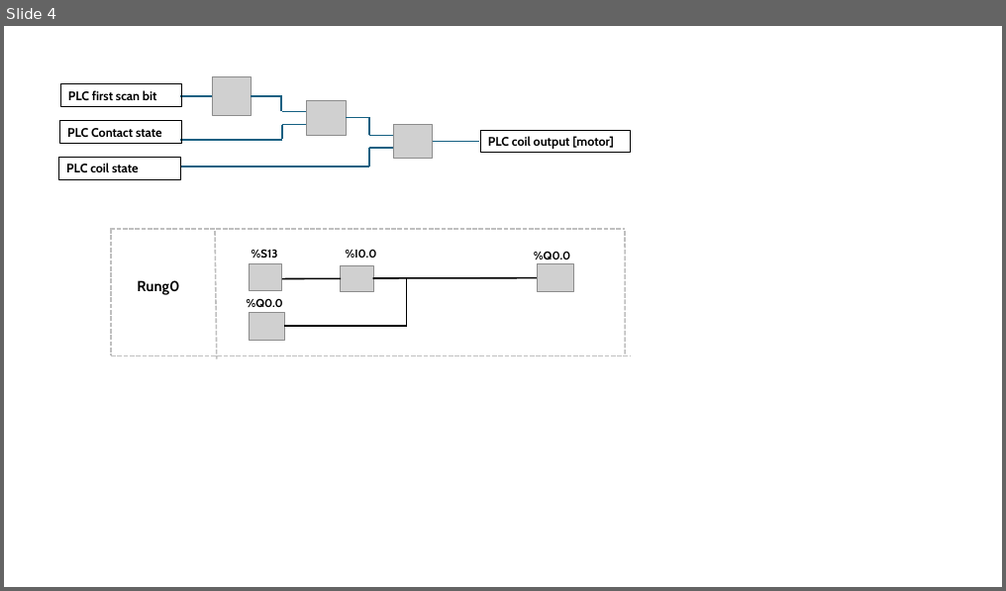
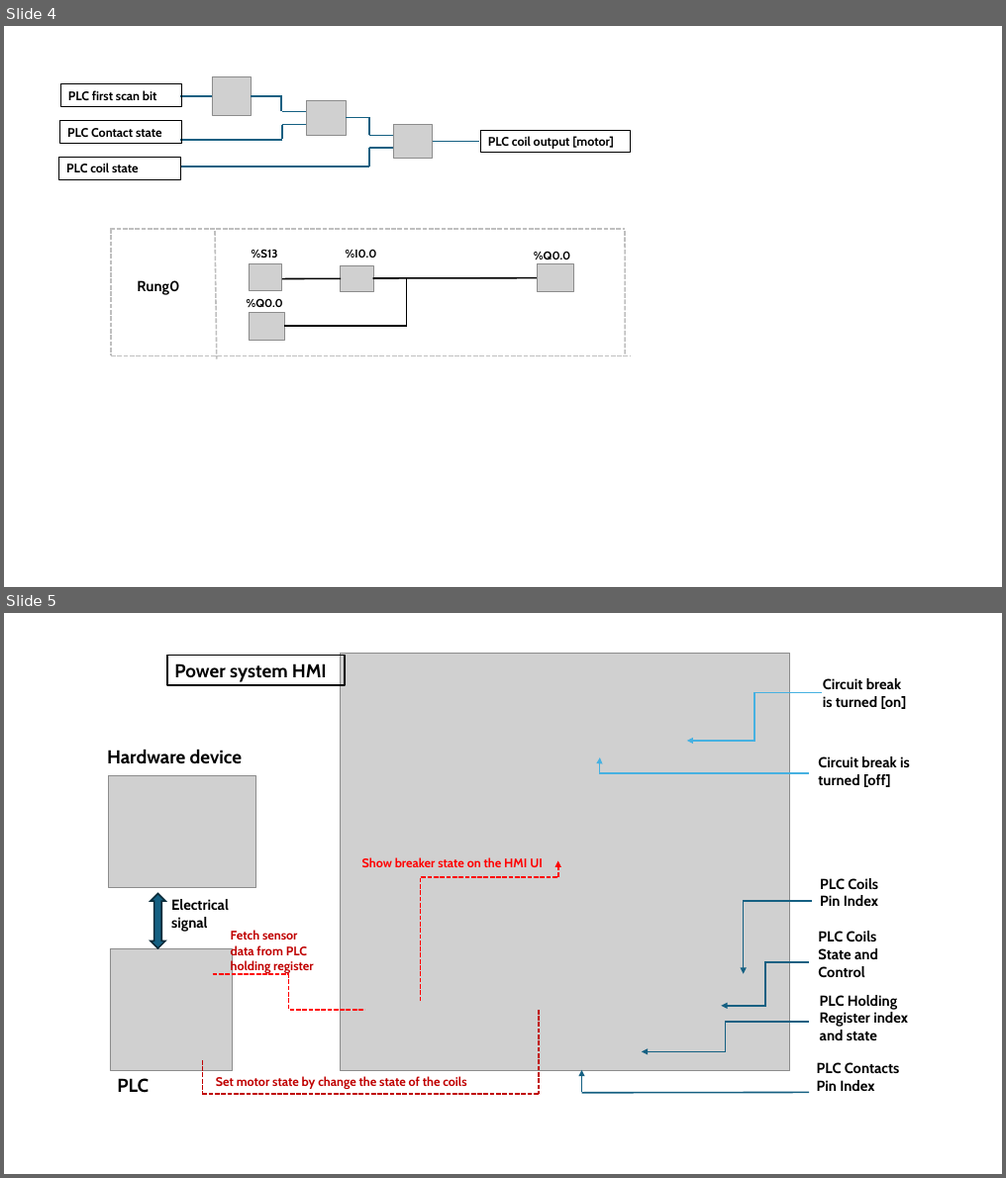
Before and after one commit to LiuYuancheng/IT_OT_IoT_Cyber_Security_Workshop, a slide deck: OT_System_Attack_Case_Study/Power_CircuitBreaker/img/designDoc.pptx. Shown one above the other, each under a label of ours: slide 4 before the commit, slides 4 and 5 after it. The pictures are 1006x591 and 1006x1178 pixels, drawn with LibreOffice and Linux fonts; fonts in the diff are those of the drawing; grey boxes stand for pictures. Boxes give left, top, right and bottom in pixels: in the first picture for what was removed or moved away, otherwise in the second. Text is boxed around its words. In the diff, an @@ line names an element or a change of style, - is before the commit and + after.

```diff
--- a/OT_System_Attack_Case_Study/Power_CircuitBreaker/img/designDoc.pptx
+++ b/OT_System_Attack_Case_Study/Power_CircuitBreaker/img/designDoc.pptx
@@ slide 5 added at <box>4,613,1002,1174</box>, background #FFFFFF @@
@@ rectangle added at <box>167,656,345,685</box>, outline #000000 1.5 pt, 18 pt, text #000000, bold @@
+Power system HMI
@@ picture added at <box>341,654,790,1071</box> @@
@@ elbow arrow added from (822, 693) to (687, 741), #46B1E1 1.5 pt @@
@@ text added at <box>823,678,907,709</box>, 14 pt, text #000000, bold @@
+Circuit break is turned [on]
@@ text added at <box>107,749,242,763</box>, 18 pt, text #000000, bold @@
+Hardware device
@@ elbow arrow added from (810, 774) to (600, 758), #46B1E1 1.5 pt @@
@@ text added at <box>818,757,910,787</box>, 14 pt, text #000000, bold @@
+Circuit break is turned [off]
@@ picture added at <box>108,775,255,887</box> @@
@@ text added at <box>362,858,543,867</box>, 12 pt, text #FF0000, bold @@
+Show breaker state on the HMI UI
@@ elbow arrow added from (420, 1001) to (558, 861), #FF0000 1.5 pt dashed @@
@@ text added at <box>820,878,878,906</box>, 14 pt, text #000000, bold @@
+PLC Coils Pin Index
@@ up down arrow added at <box>151,894,165,949</box>, fill #156082, outline #092A39 1.5 pt @@
@@ text added at <box>171,899,229,932</box>, 14 pt, text #000000, bold @@
+Electrical signal
@@ elbow arrow added from (811, 902) to (744, 973), #156082 1.5 pt @@
@@ text added at <box>231,930,313,973</box>, 12 pt, text #C00000, bold @@
+Fetch sensor data from PLC holding register
@@ text added at <box>818,931,878,977</box>, 14 pt, text #000000, bold @@
+PLC Coils State and Control
@@ picture added at <box>110,949,233,1071</box> @@
@@ elbow arrow added from (810, 962) to (721, 1006), #156082 1.5 pt @@
@@ elbow line added from (213, 974) to (364, 1010), #FF0000 1.5 pt dashed @@
@@ text added at <box>820,995,908,1041</box>, 14 pt, text #000000, bold @@
+PLC Holding Register index and state
@@ line added from (539, 1010) to (539, 1094), #C00000 1.5 pt dashed @@
@@ elbow arrow added from (810, 1022) to (642, 1052), #156082 1.5 pt @@
@@ text added at <box>117,1078,149,1093</box>, 18 pt, text #000000, bold @@
+PLC
@@ line added from (202, 1060) to (202, 1094), #C00000 1.5 pt dashed @@
@@ text added at <box>216,1076,466,1089</box>, 12 pt, text #C00000, bold @@
+Set motor state by change the state of the coils
@@ arrow added from (582, 1093) to (582, 1070), #156082 1.5 pt @@
@@ text added at <box>817,1062,899,1091</box>, 14 pt, text #000000, bold @@
+PLC Contacts
+Pin Index
@@ line added from (202, 1094) to (539, 1094), #C00000 1.5 pt dashed @@
@@ line added from (582, 1093) to (810, 1093), #156082 1.5 pt @@
```
Also in this commit, not shown: 1 other slide added, 3 other files.
